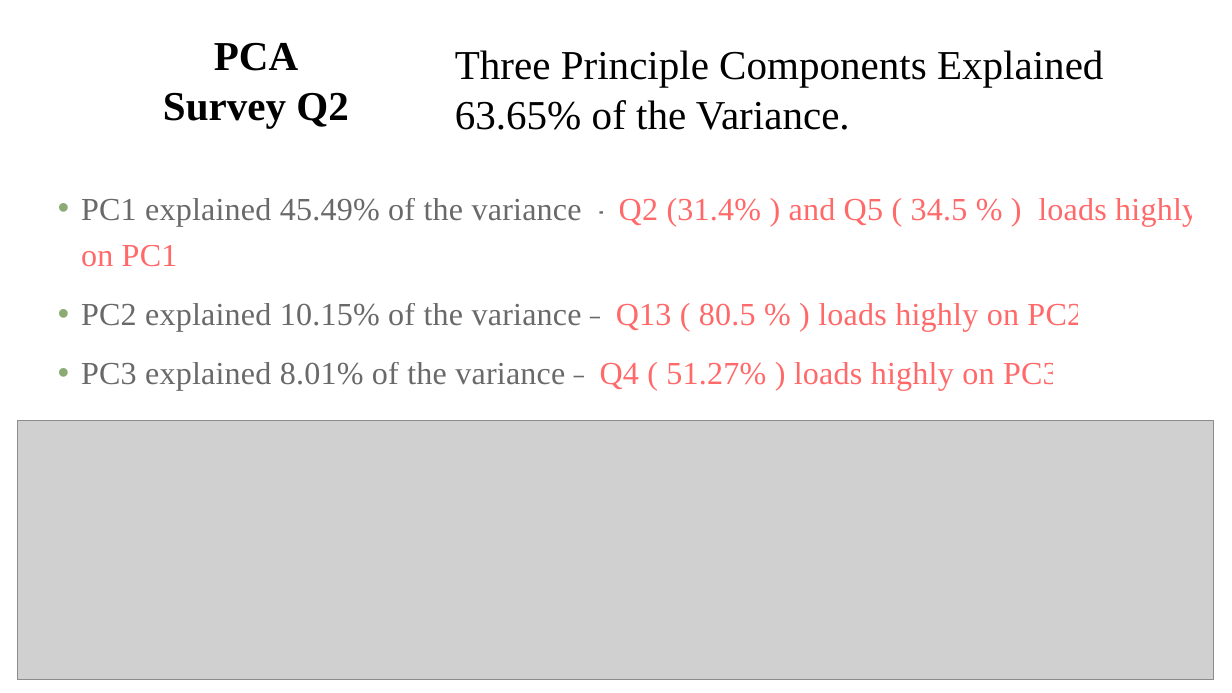
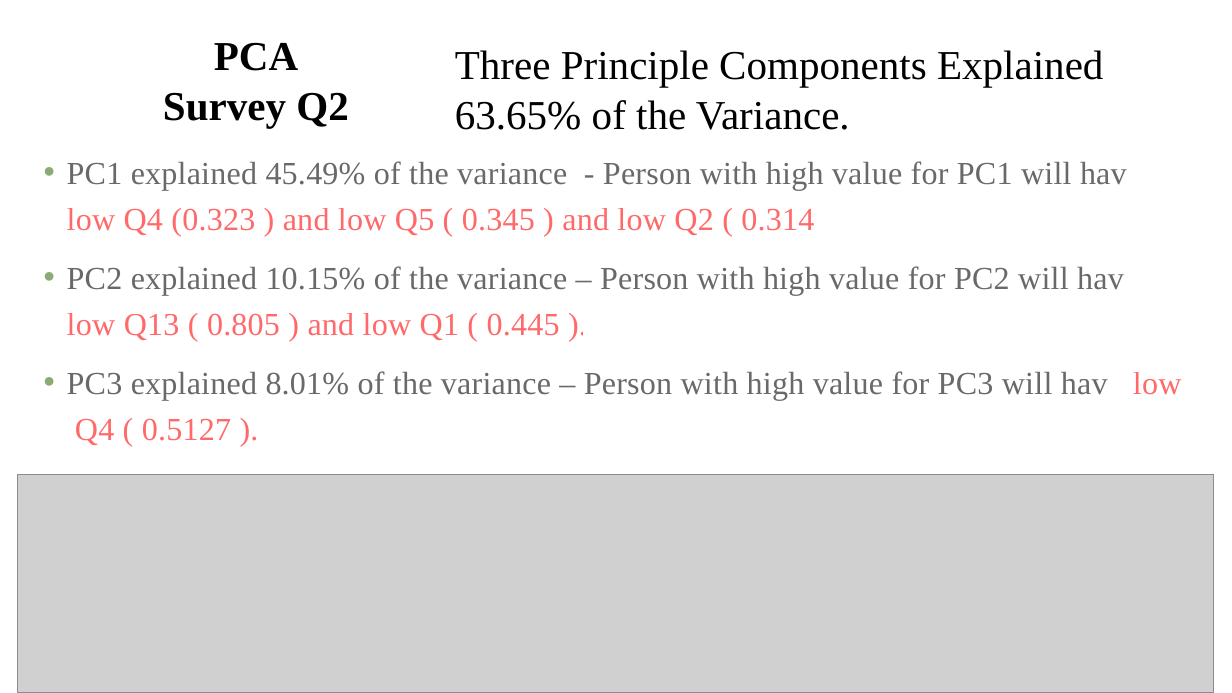
Before and after one commit to ironhacks/spring-2017-analysis, a slide deck: slide 34 of surveys/survey_analysis_and_pca_theory.pptx. Drawn at 1232x693 pixels with LibreOffice and Linux fonts; fonts in the diff are those of the drawing; grey boxes stand for pictures. Boxes give left, top, right and bottom in pixels: in the first picture for what was removed or moved away, otherwise in the second. Text is boxed around its words. In the diff, an @@ line names an element or a change of style, - is before the commit and + after.

Commit message:
pca survey question

```diff
--- a/surveys/survey_analysis_and_pca_theory.pptx
+++ b/surveys/survey_analysis_and_pca_theory.pptx
@@ text at box(67, 161, 1182, 445): text changed @@
-• PC1 explained 45.49% of the variance - Q2 (31.4% ) and Q5 ( 34.5 % ) loads highly on PC1
-• PC2 explained 10.15% of the variance – Q13 ( 80.5 % ) loads highly on PC2
-• PC3 explained 8.01% of the variance – Q4 ( 51.27% ) loads highly on PC3
+• PC1 explained 45.49% of the variance - Person with high value for PC1 will have low Q4 (0.323 ) and low Q5 ( 0.345 ) and low Q2 ( 0.314 )
+• PC2 explained 10.15% of the variance – Person with high value for PC2 will have low Q13 ( 0.805 ) and low Q1 ( 0.445 ).
+• PC3 explained 8.01% of the variance – Person with high value for PC3 will have low Q4 ( 0.5127 ).
@@ picture: place and size @@
-picture at box(18, 421, 1214, 680)
+picture at box(18, 475, 1214, 693)
```
Also in this commit, not shown: 3 other slides changed, 8 slides added, 4 other files.
